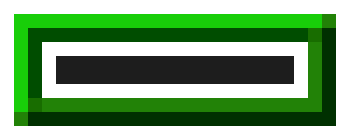
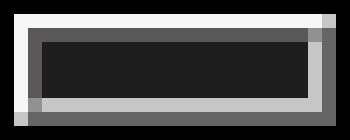
Layer changes from the first w=350, h=140 image to the second:
showed "图层 7" over [0, 0, 350, 140]
hid "图层 6" over [0, 0, 350, 140]
